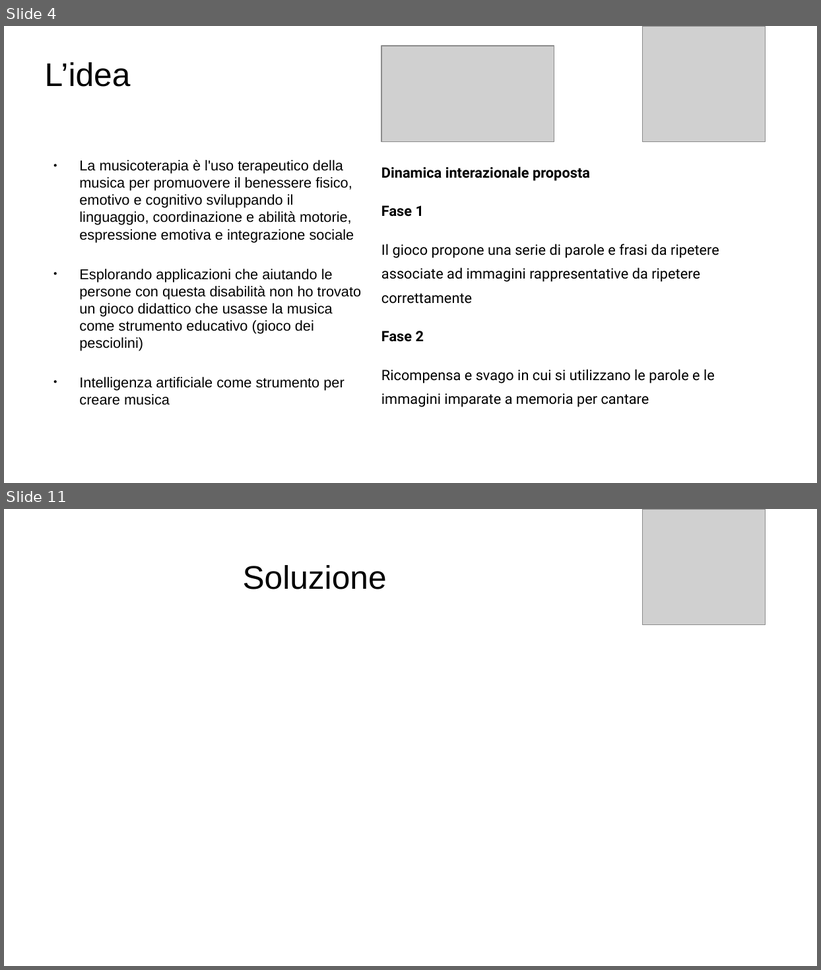
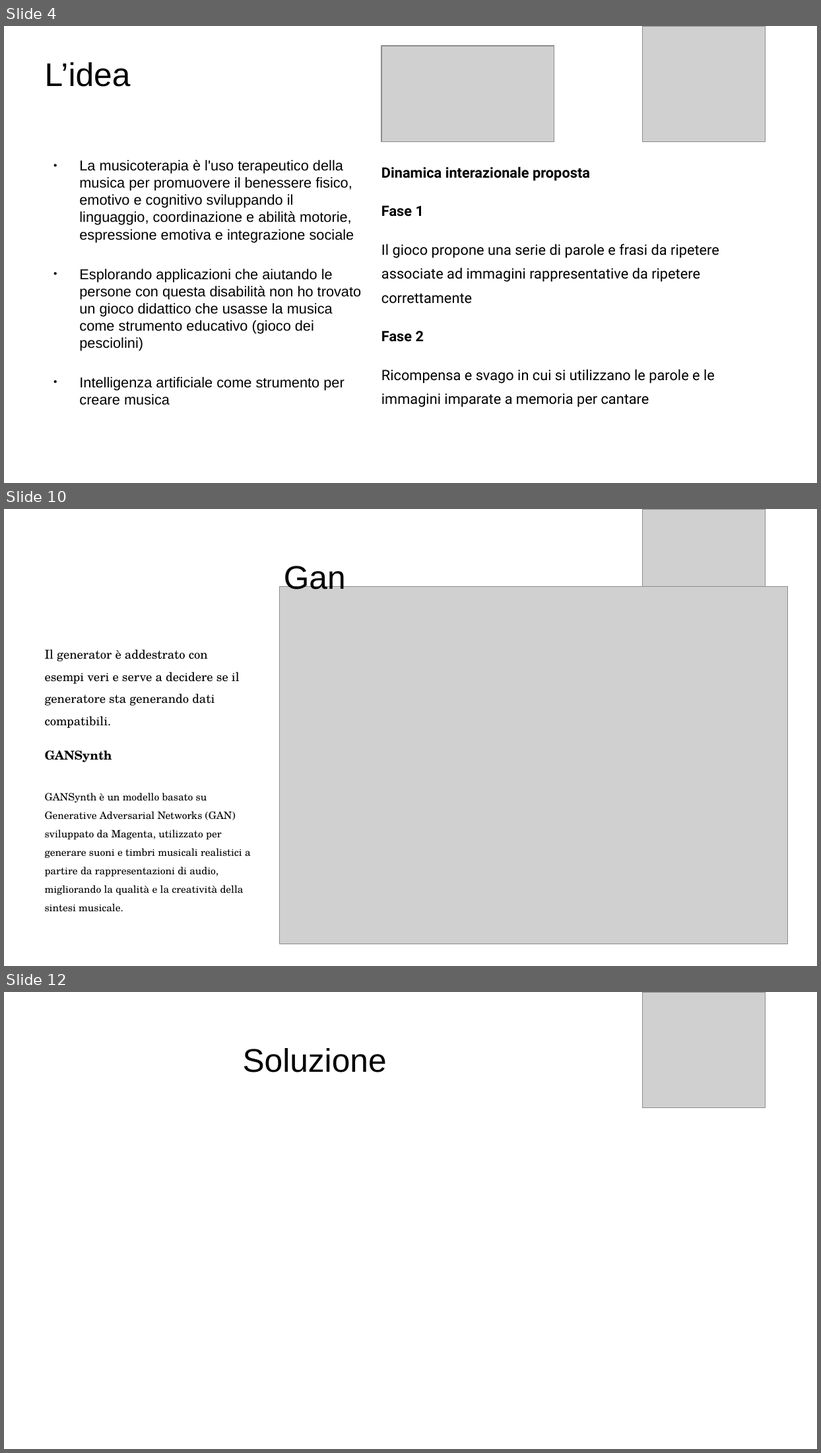
Before and after one commit to daloiso/tesi, a slide deck: presentazione_tesi.odp. Shown one above the other, each under a label of ours: slides 4 and 11 before the commit, slides 4, 10 and 12 after it; the slides between them are not shown. The pictures are 821x970 and 821x1453 pixels, drawn with LibreOffice and Linux fonts; fonts in the diff are those of the drawing; grey boxes stand for pictures. Boxes give left, top, right and bottom in pixels: in the first picture for what was removed or moved away, otherwise in the second. Text is boxed around its words. In the diff, an @@ line names an element or a change of style, - is before the commit and + after.

```diff
--- a/presentazione_tesi.odp
+++ b/presentazione_tesi.odp
@@ slide 10 added at [4,509,817,966], background #FFFFFF @@
@@ picture added at [643,509,766,625] @@
@@ title added at [284,566,346,590], 32 pt, text #000000 @@
+Gan
@@ picture added at [280,586,788,945] @@
@@ text added at [45,650,251,912], 10 pt, text #000000 @@
+Il generator è addestrato con esempi veri e serve a decidere se il generatore sta generando dati compatibili.
+GANSynth
+GANSynth è un modello basato su Generative Adversarial Networks (GAN) sviluppato da Magenta, utilizzato per generare suoni e timbri musicali realistici a partire da rappresentazioni di audio, migliorando la qualità e la creatività della sintesi musicale.
@@ what was slide 11 is now slide 12 @@
```
Also in this commit, not shown: 1 slide changed, 5 other slides added, 5 slides removed, 3 other files.
